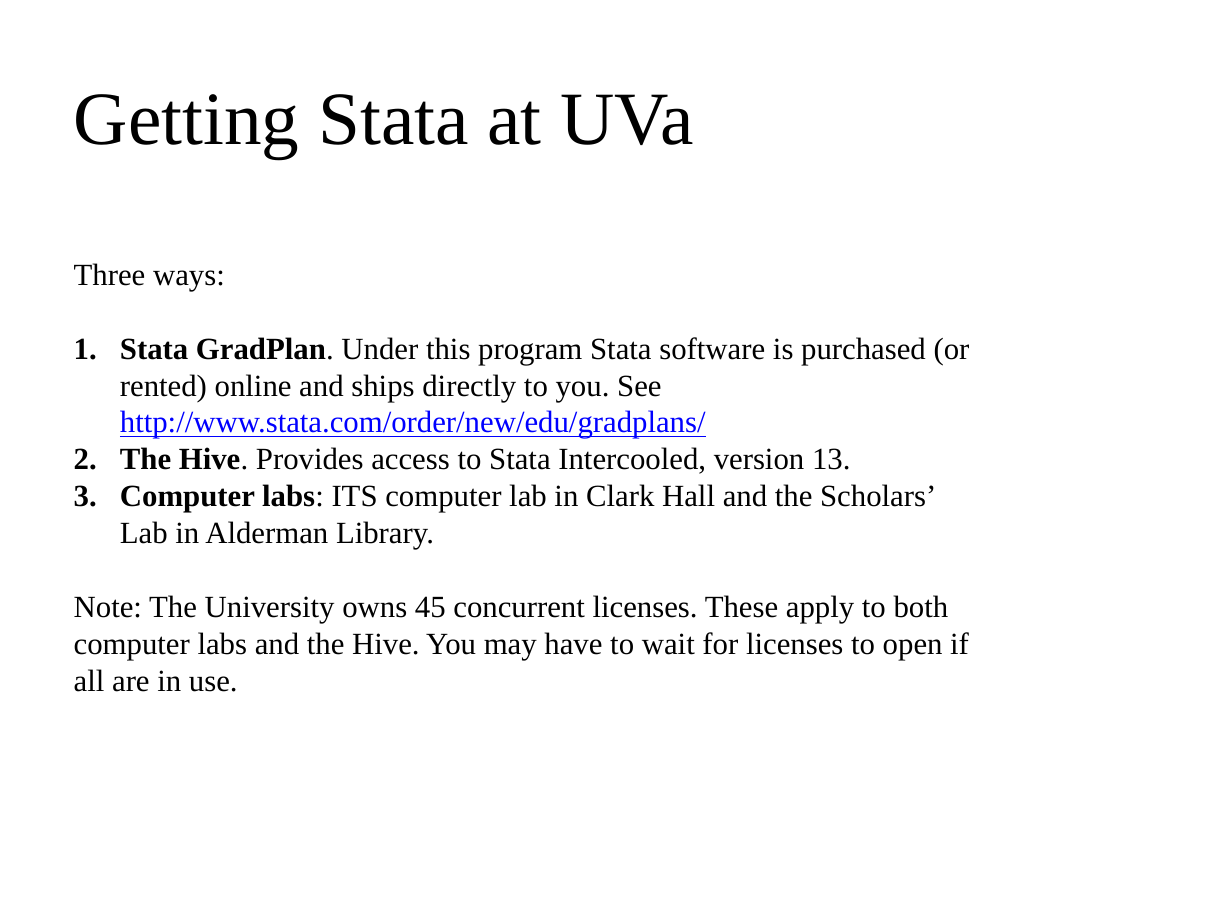
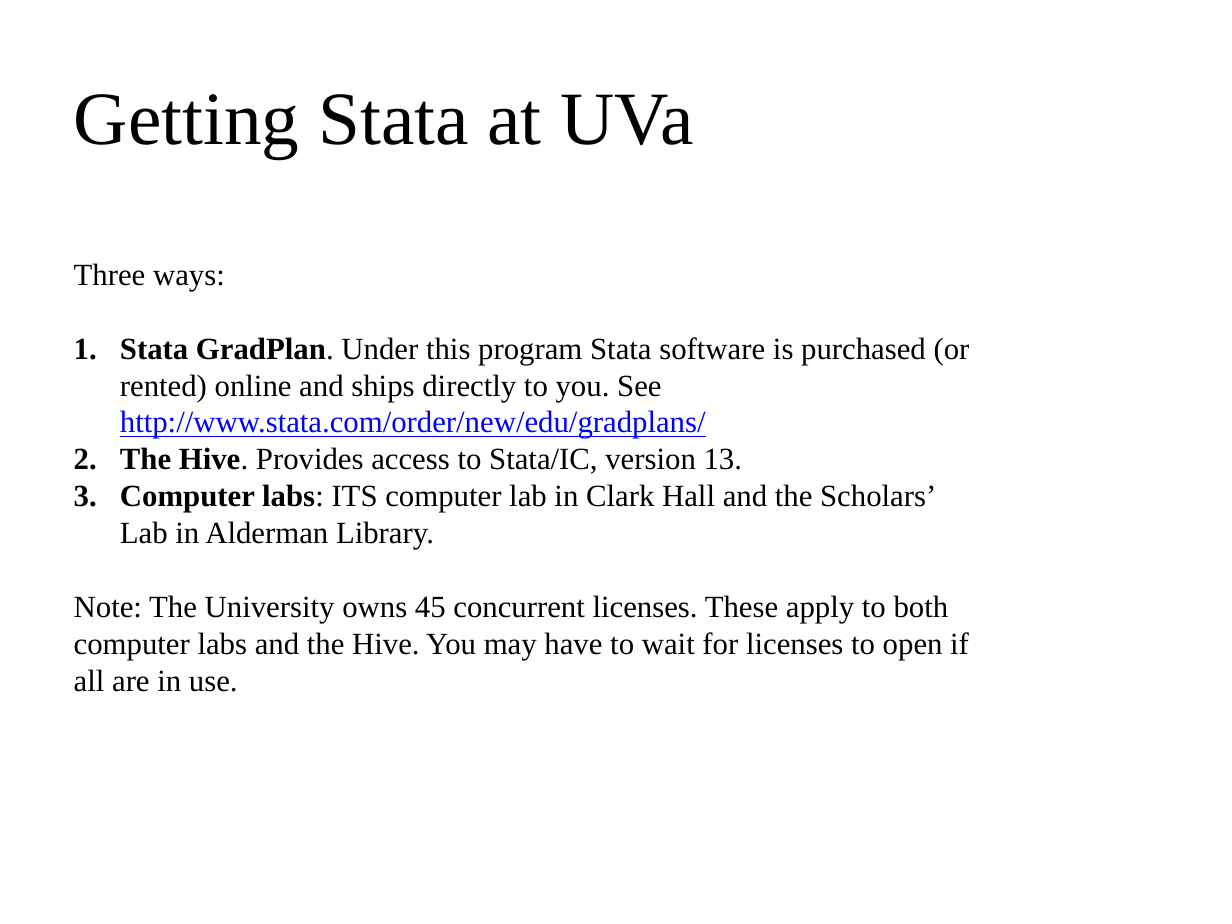
Before and after one commit to clayford/IntroStata, a slide deck: slide 4 of IntroToStata.pptx. Drawn at 1232x924 pixels with LibreOffice and Linux fonts; fonts in the diff are those of the drawing; background and template pictures are left out. Boxes give left, top, right and bottom in pixels: in the first picture for what was removed or moved away, otherwise in the second. Text is boxed around its words. In the diff, an @@ line names an element or a change of style, - is before the commit and + after.

```diff
--- a/IntroToStata.pptx
+++ b/IntroToStata.pptx
@@ text at (x1=120, y1=447, x2=742, y2=474): text changed @@
-2. The Hive. Provides access to Stata Intercooled, version 13.
+2. The Hive. Provides access to Stata/IC, version 13.
```
Also in this commit, not shown: 5 other slides changed, 1 other file.
